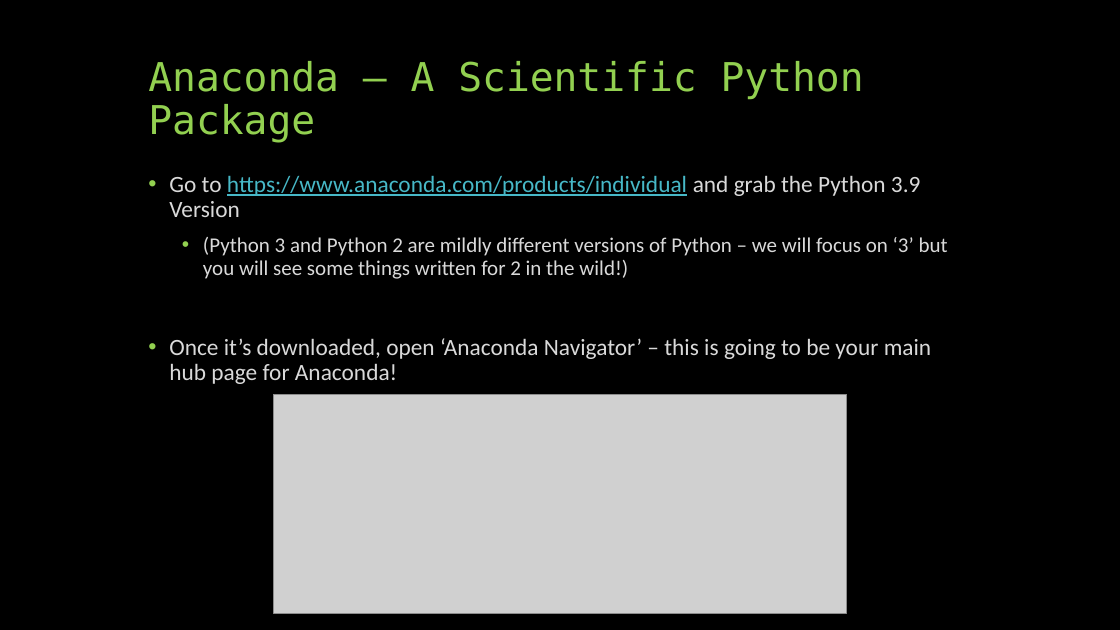
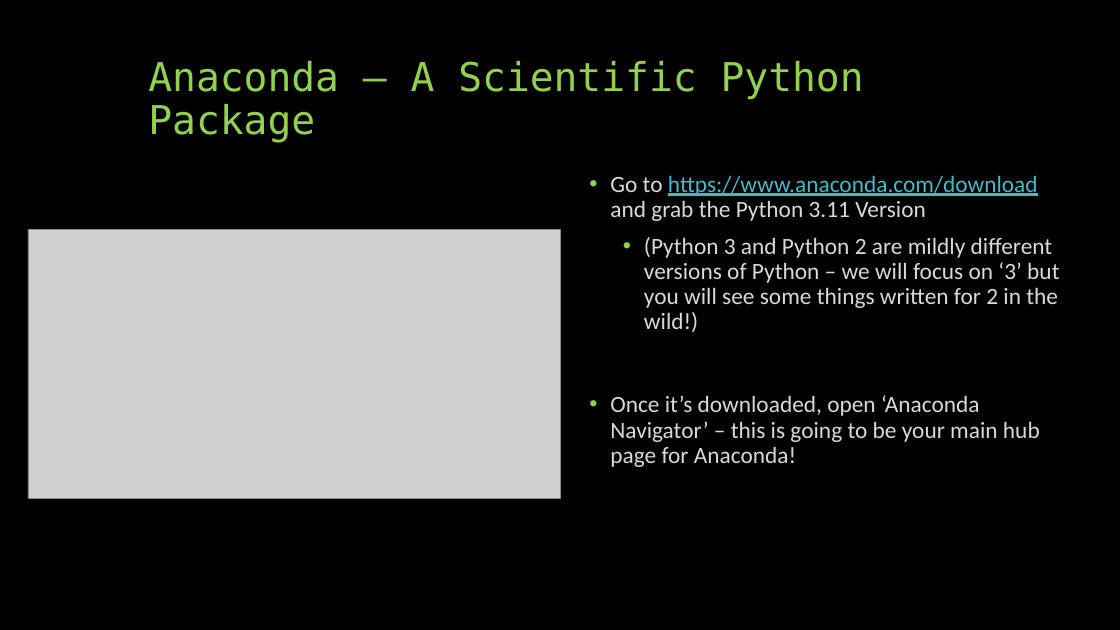
Before and after one commit to phys3112/Tutorials-with-Matt, a slide deck: slide 5 of Tutorial 1 Getting started.pptx. Drawn at 1120x630 pixels with LibreOffice and Linux fonts; fonts in the diff are those of the drawing; grey boxes stand for pictures. Boxes give left, top, right and bottom in pixels: in the first picture for what was removed or moved away, otherwise in the second. Text is boxed around its words. In the diff, an @@ line names an element or a change of style, - is before the commit and + after.

```diff
--- a/Tutorial 1 Getting started.pptx
+++ b/Tutorial 1 Getting started.pptx
@@ text "Go to https://www.anaconda.com/download and grab ...": place and size @@
-text "Go to https://www.anaconda.com/download and grab ..." at [169, 175, 948, 384]
+text "Go to https://www.anaconda.com/download and grab ..." at [610, 176, 1059, 467]
@@ text at [610, 176, 1038, 221]: text changed @@
-• Go to https://www.anaconda.com/products/individual and grab the Python 3.9 Version
+• Go to https://www.anaconda.com/download and grab the Python 3.11 Version
@@ picture added at [28, 229, 560, 498] @@
@@ text at [644, 237, 1059, 332]: size 18 to 20 pt in "(Python 3 and Python 2 are mildly ..." @@
@@ picture removed at [273, 394, 846, 613] @@
```
Also in this commit, not shown: 1 other slide changed, 1 slide added, 2 other files.
